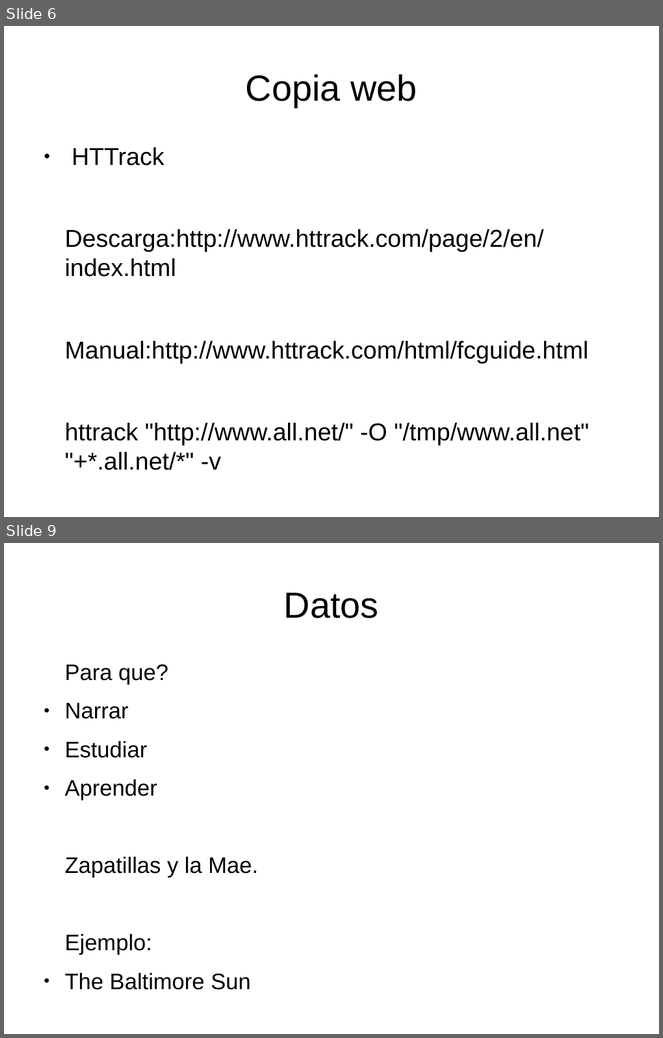
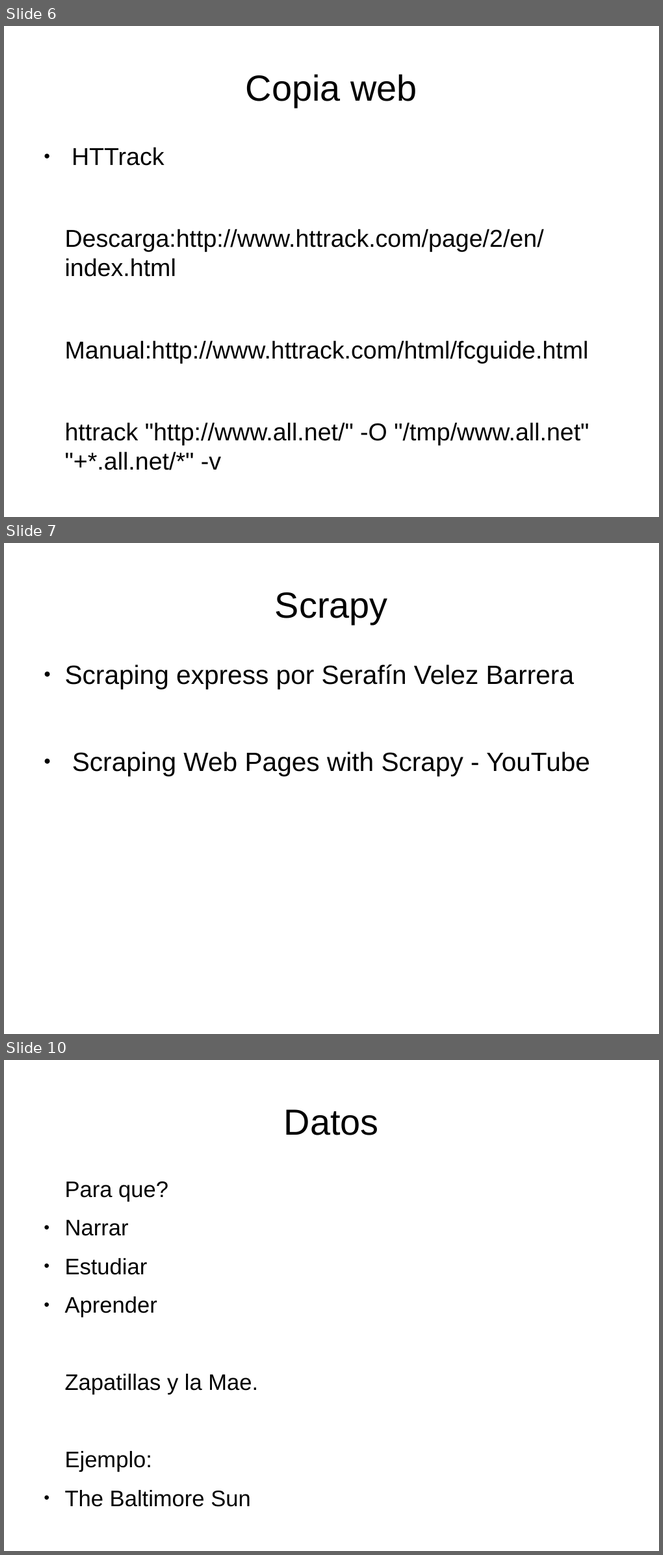
Before and after one commit to renatolrr/OpenDayOslRecycler2014, a slide deck: 2º_OpenDataDay_Granada_2014.odp. Shown one above the other, each under a label of ours: slides 6 and 9 before the commit, slides 6, 7 and 10 after it; the slides between them are not shown. The pictures are 663x1038 and 663x1555 pixels, drawn with LibreOffice and Linux fonts; fonts in the diff are those of the drawing. Boxes give left, top, right and bottom in pixels: in the first picture for what was removed or moved away, otherwise in the second. Text is boxed around its words. In the diff, an @@ line names an element or a change of style, - is before the commit and + after.

```diff
--- a/2º_OpenDataDay_Granada_2014.odp
+++ b/2º_OpenDataDay_Granada_2014.odp
@@ slide 7 added at (4, 543, 659, 1034), background #FFFFFF @@
@@ title added at (275, 592, 388, 624), 44 pt, text #000000 @@
+Scrapy
@@ text added at (65, 665, 590, 776), 32 pt, text #000000 @@
+● Scraping express por Serafín Velez Barrera
+● Scraping Web Pages with Scrapy - YouTube
@@ what was slide 9 is now slide 10 @@
```
Also in this commit, not shown: 2 slides changed, 3 other slides added, 2 slides removed, 2 other files.
